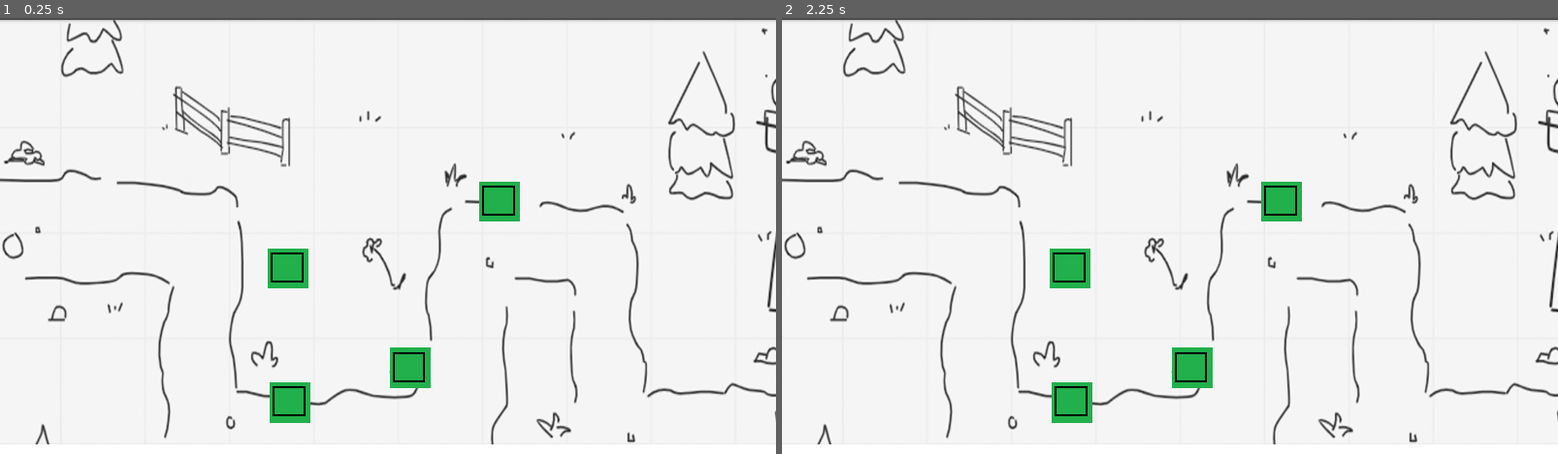
Above: before the commit, frames 1-2 (left to right).
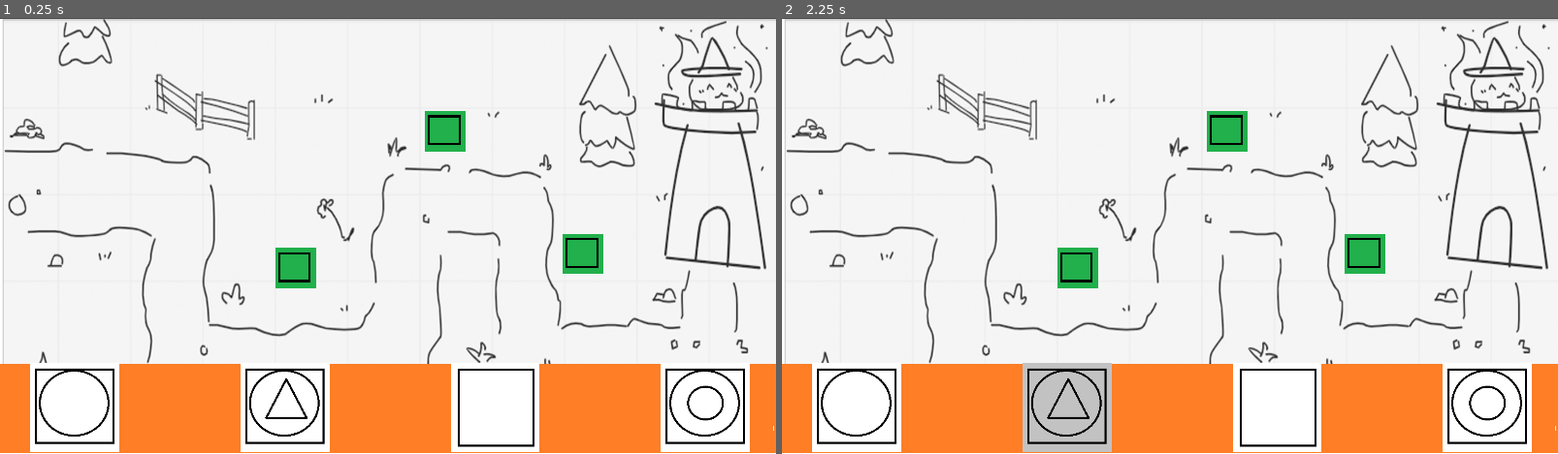
Above: after the commit, the same moments.

Repository: Ign4R/Ludum-dare-55
Game: Godot game, scene res://_main/scenes/EscenaPrincipal.tscn
The game is run twice, just before and just after one commit, with the same random seed, the same clock (stepped at 60 frames per second) and the same inputs.
Inputs (mouse positions are in pixels of both pictures, inside the frame that each line leads up to; where the layout moved, square brackets give the same spot in the first picture):
- Up to frame 1 (0.25 s): no input
- Up to frame 2 (2.25 s): click (1076, 266) [1069, 266] at 0.5 s; click (859, 406) at 1.27 s; click (1076, 401) [1069, 401] at 2 s

The runs differ from the first frame. In frame 1, 23% of the frame differs, in the area x 0-100%, y 0-100%; in frame 2, 25%.
Error after the commit: Attempt to call function 'hola' in base 'null instance' on a null instance. (res://_main/Scripts_/SelectorDeSlimes.gd:10)

Commit message:
Hecho a medias el selector de de slimes
Ya hicimos el diagrama de como va a ser esta parte. Se creo el GameManager y se tiene planeado crear el buttonInvokeSlime

Diff:
--- /dev/null
+++ b/_main/Scripts_/GameManager.gd
@@ -0,0 +1,8 @@
+extends Node
+class_name gameManager
+
+func _ready():
+	pass
+
+func SlimeSeleccionadoActual():
+	print("HOLA Che")
--- /dev/null
+++ b/_main/Scripts_/SelectorDeSlimes.gd
@@ -0,0 +1,10 @@
+extends TextureButton
+
+var slimeActual
+
+func _ready():
+	connect("pressed", self, "_on_button_pressed")
+
+func _on_button_pressed():
+	var slimeActual = get_child(0)
+	slimeActual.hola()
--- a/_main/scenes/CanvasLayer.tscn
+++ /dev/null
@@ -1,50 +0,0 @@
-[gd_scene load_steps=6 format=2]
-
-[ext_resource path="res://_main/sprites/CirculoCuadrado.png" type="Texture" id=1]
-[ext_resource path="res://_main/sprites/CirculoCuadradoTriangulo.png" type="Texture" id=2]
-[ext_resource path="res://_main/sprites/Circulo.png" type="Texture" id=3]
-[ext_resource path="res://_main/sprites/CirculoCuadradoTriangulo - copia.png" type="Texture" id=4]
-[ext_resource path="res://_main/sprites/LayoutBG.png" type="Texture" id=5]
-
-
-[node name="CanvasLayer" type="CanvasLayer"]
-
-[node name="LayoutBg" type="Sprite" parent="."]
-position = Vector2( 958.001, 967 )
-scale = Vector2( 1.11647, 1.44156 )
-texture = ExtResource( 5 )
-
-[node name="HBoxContainer" type="HBoxContainer" parent="."]
-anchor_left = 0.00260417
-anchor_top = 0.785185
-anchor_right = 1.0099
-anchor_bottom = 0.987963
-margin_left = 7.99999
-margin_top = 7.00024
-margin_right = -21.0079
-margin_bottom = 6.99988
-custom_constants/separation = 300
-alignment = 1
-
-[node name="TextureButton" type="TextureButton" parent="HBoxContainer"]
-margin_left = 432.0
-margin_right = 652.0
-margin_bottom = 219.0
-texture_normal = ExtResource( 3 )
-stretch_mode = 2
-
-[node name="TextureButton2" type="TextureButton" parent="HBoxContainer"]
-margin_left = 952.0
-margin_right = 952.0
-margin_bottom = 219.0
-texture_normal = ExtResource( 1 )
-expand = true
-stretch_mode = 3
-
-[node name="TextureButton3" type="TextureButton" parent="HBoxContainer"]
-margin_left = 1252.0
-margin_right = 1472.0
-margin_bottom = 219.0
-texture_normal = ExtResource( 2 )
-texture_hover = ExtResource( 4 )
-stretch_mode = 2
--- a/_main/scenes/EscenaPrincipal.tscn
+++ b/_main/scenes/EscenaPrincipal.tscn
@@ -1,28 +1,25 @@
-[gd_scene load_steps=4 format=2]
+[gd_scene load_steps=5 format=2]
 
 [ext_resource path="res://_main/sprites/Background.png" type="Texture" id=1]
-[ext_resource path="res://_main/scenes/SlimesAElegir.tscn" type="PackedScene" id=2]
+[ext_resource path="res://_main/scenes/SelectorDeSlimes.tscn" type="PackedScene" id=2]
 [ext_resource path="res://_main/sprites/VerdeParaTorreta.png" type="Texture" id=3]
+[ext_resource path="res://_main/Scripts_/GameManager.gd" type="Script" id=4]
 
 [node name="Node" type="Node"]
+script = ExtResource( 4 )
 
 [node name="Camera2D" type="Camera2D" parent="."]
 position = Vector2( 978, 539 )
-current = true
 limit_smoothed = true
 
 [node name="TextureRect" type="TextureRect" parent="."]
 margin_top = 3.0
-margin_right = 2252.0
-margin_bottom = 1315.0
+margin_right = 1931.0
+margin_bottom = 1081.0
 texture = ExtResource( 1 )
 expand = true
 
-[node name="SlimesAElegir" parent="TextureRect" instance=ExtResource( 2 )]
-margin_left = 24.0
-margin_top = -249.0
-margin_right = 24.0
-margin_bottom = 11.0
+[node name="CanvasLayer" parent="TextureRect" instance=ExtResource( 2 )]
 
 [node name="TextureButton" type="TextureButton" parent="."]
 anchor_right = 0.021
@@ -42,16 +39,16 @@
 
 [node name="TextureButton3" type="TextureButton" parent="."]
 anchor_right = 0.021
-margin_left = 982.0
-margin_top = 816.0
-margin_right = 1042.68
-margin_bottom = 916.0
+margin_left = 1052.0
+margin_top = 230.0
+margin_right = 1112.68
+margin_bottom = 330.0
 texture_normal = ExtResource( 3 )
 
 [node name="TextureButton4" type="TextureButton" parent="."]
 anchor_right = 0.021
-margin_left = 1204.0
-margin_top = 404.0
-margin_right = 1264.68
-margin_bottom = 504.0
+margin_left = 1393.0
+margin_top = 534.0
+margin_right = 1453.68
+margin_bottom = 634.0
 texture_normal = ExtResource( 3 )
--- /dev/null
+++ b/_main/scenes/SelectorDeSlimes.tscn
@@ -0,0 +1,64 @@
+[gd_scene load_steps=9 format=2]
+
+[ext_resource path="res://_main/sprites/CartasDeSlimes/Cuadrado.png" type="Texture" id=1]
+[ext_resource path="res://_main/sprites/LayoutBG.png" type="Texture" id=2]
+[ext_resource path="res://_main/sprites/CartasDeSlimes/CirculoCuadradoTriangulo.png" type="Texture" id=3]
+[ext_resource path="res://_main/sprites/CartasDeSlimes/CirculoCuadradoTriangulo - copia.png" type="Texture" id=4]
+[ext_resource path="res://_main/sprites/CartasDeSlimes/CirculoCuadrado.png" type="Texture" id=5]
+[ext_resource path="res://_main/sprites/CartasDeSlimes/CirculoCirculoCuadrado.png" type="Texture" id=6]
+[ext_resource path="res://_main/Scripts_/SelectorDeSlimes.gd" type="Script" id=7]
+[ext_resource path="res://_main/scenes/Slimes/SlimeCaldera.tscn" type="PackedScene" id=8]
+
+[node name="CanvasLayer" type="CanvasLayer"]
+
+[node name="LayoutBg" type="Sprite" parent="."]
+position = Vector2( 956, 967 )
+scale = Vector2( 1.13294, 1.44156 )
+texture = ExtResource( 2 )
+
+[node name="HBoxContainer" type="HBoxContainer" parent="."]
+anchor_left = 0.00260417
+anchor_top = 0.785185
+anchor_right = 1.0099
+anchor_bottom = 0.987963
+margin_left = 7.99999
+margin_top = 7.00024
+margin_right = -21.0079
+margin_bottom = 6.99988
+custom_constants/separation = 300
+alignment = 1
+
+[node name="CirculoCuadrado" type="TextureButton" parent="HBoxContainer"]
+margin_left = 62.0
+margin_right = 282.0
+margin_bottom = 219.0
+texture_normal = ExtResource( 5 )
+stretch_mode = 2
+script = ExtResource( 7 )
+
+[node name="CirculoTriangulo" type="TextureButton" parent="HBoxContainer"]
+margin_left = 582.0
+margin_right = 802.0
+margin_bottom = 219.0
+texture_normal = ExtResource( 3 )
+texture_hover = ExtResource( 4 )
+stretch_mode = 2
+script = ExtResource( 7 )
+
+[node name="SlimeA" parent="HBoxContainer/CirculoTriangulo" instance=ExtResource( 8 )]
+
+[node name="Cuadrado" type="TextureButton" parent="HBoxContainer"]
+margin_left = 1102.0
+margin_right = 1322.0
+margin_bottom = 219.0
+texture_normal = ExtResource( 1 )
+stretch_mode = 2
+script = ExtResource( 7 )
+
+[node name="CirculoCirculo" type="TextureButton" parent="HBoxContainer"]
+margin_left = 1622.0
+margin_right = 1842.0
+margin_bottom = 219.0
+texture_normal = ExtResource( 6 )
+stretch_mode = 2
+script = ExtResource( 7 )
--- /dev/null
+++ b/_main/scenes/Slimes/SlimeCaldera.gd
@@ -0,0 +1,9 @@
+extends Node2D
+
+class_name Slime
+
+func _ready():
+	pass # Replace with function body.
+
+func spawn():
+	return print("Soy un dato que va a entrar al gameManager")
--- /dev/null
+++ b/_main/scenes/Slimes/SlimeCaldera.tscn
@@ -0,0 +1,11 @@
+[gd_scene load_steps=3 format=2]
+
+[ext_resource path="res://_main/sprites/Slimes/SlimeCaldera.png" type="Texture" id=1]
+[ext_resource path="res://_main/scenes/Slimes/SlimeCaldera.gd" type="Script" id=2]
+
+[node name="SlimeA" type="Node2D"]
+script = ExtResource( 2 )
+
+[node name="SlimeCaldera" type="Sprite" parent="."]
+position = Vector2( 422, 746 )
+texture = ExtResource( 1 )
--- a/_main/scenes/SlimesAElegir.tscn
+++ /dev/null
@@ -1,52 +0,0 @@
-[gd_scene load_steps=6 format=2]
-
-[ext_resource path="res://_main/sprites/CirculoCuadrado.png" type="Texture" id=1]
-[ext_resource path="res://_main/sprites/CirculoCuadradoTriangulo.png" type="Texture" id=2]
-[ext_resource path="res://_main/sprites/Circulo.png" type="Texture" id=3]
-[ext_resource path="res://_main/sprites/CirculoCuadradoTriangulo - copia.png" type="Texture" id=4]
-
-
-[sub_resource type="StyleBoxFlat" id=1]
-bg_color = Color( 1, 1, 1, 1 )
-border_width_left = 1
-corner_radius_top_left = 30
-corner_radius_top_right = 30
-corner_radius_bottom_right = 30
-corner_radius_bottom_left = 30
-
-[node name="SlimesAElegir" type="Panel"]
-anchor_top = 1.0
-anchor_right = 1.0
-anchor_bottom = 1.0
-margin_top = -260.0
-margin_right = 3.0
-custom_styles/panel = SubResource( 1 )
-
-[node name="HBoxContainer" type="HBoxContainer" parent="."]
-margin_right = 1912.0
-margin_bottom = 219.0
-custom_constants/separation = 600
-
-[node name="TextureButton" type="TextureButton" parent="HBoxContainer"]
-margin_right = 220.0
-margin_bottom = 219.0
-texture_normal = ExtResource( 2 )
-texture_hover = ExtResource( 4 )
-
-[node name="TextureRect" type="TextureRect" parent="HBoxContainer"]
-margin_left = 820.0
-margin_right = 1040.0
-margin_bottom = 219.0
-texture = ExtResource( 3 )
-
-[node name="TextureRect2" type="TextureRect" parent="HBoxContainer"]
-margin_left = 1640.0
-margin_right = 1860.0
-margin_bottom = 219.0
-texture = ExtResource( 1 )
-
-[node name="TextureRect3" type="TextureRect" parent="HBoxContainer"]
-margin_left = 2460.0
-margin_right = 2680.0
-margin_bottom = 219.0
-texture = ExtResource( 2 )
--- a/project.godot
+++ b/project.godot
@@ -7,6 +7,22 @@
 ;   param=value ; assign values to parameters
 
 config_version=4
+
+_global_script_classes=[ {
+"base": "Node2D",
+"class": "Slime",
+"language": "GDScript",
+"path": "res://_main/scenes/Slimes/SlimeCaldera.gd"
+}, {
+"base": "Node",
+"class": "gameManager",
+"language": "GDScript",
+"path": "res://_main/Scripts_/GameManager.gd"
+} ]
+_global_script_class_icons={
+"Slime": "",
+"gameManager": ""
+}
 
 [application]
 
Binary file added: _main/sprites/CartasDeSlimes/CirculoCirculoCuadrado.png
Not shown, added: _main/sprites/CartasDeSlimes/CirculoCirculoCuadrado.png.import
Renamed: _main/sprites/CirculoCuadrado.png -> _main/sprites/CartasDeSlimes/CirculoCuadrado.png
Not shown, added: _main/sprites/CartasDeSlimes/CirculoCuadrado.png.import
Renamed: _main/sprites/CirculoCuadradoTriangulo - copia.png -> _main/sprites/CartasDeSlimes/CirculoCuadradoTriangulo - copia.png
Not shown, changed: _main/sprites/CartasDeSlimes/CirculoCuadradoTriangulo - copia.png.import
Renamed: _main/sprites/CirculoCuadradoTriangulo.png -> _main/sprites/CartasDeSlimes/CirculoCuadradoTriangulo.png
Not shown, changed: _main/sprites/CartasDeSlimes/CirculoCuadradoTriangulo.png.import
Binary file added: _main/sprites/CartasDeSlimes/Cuadrado.png
Not shown, changed: _main/sprites/CartasDeSlimes/Cuadrado.png.import
Binary file removed: _main/sprites/Circulo.png
Binary file added: _main/sprites/Slimes/SlimeCaldera.png
(and 1 more such lines)
